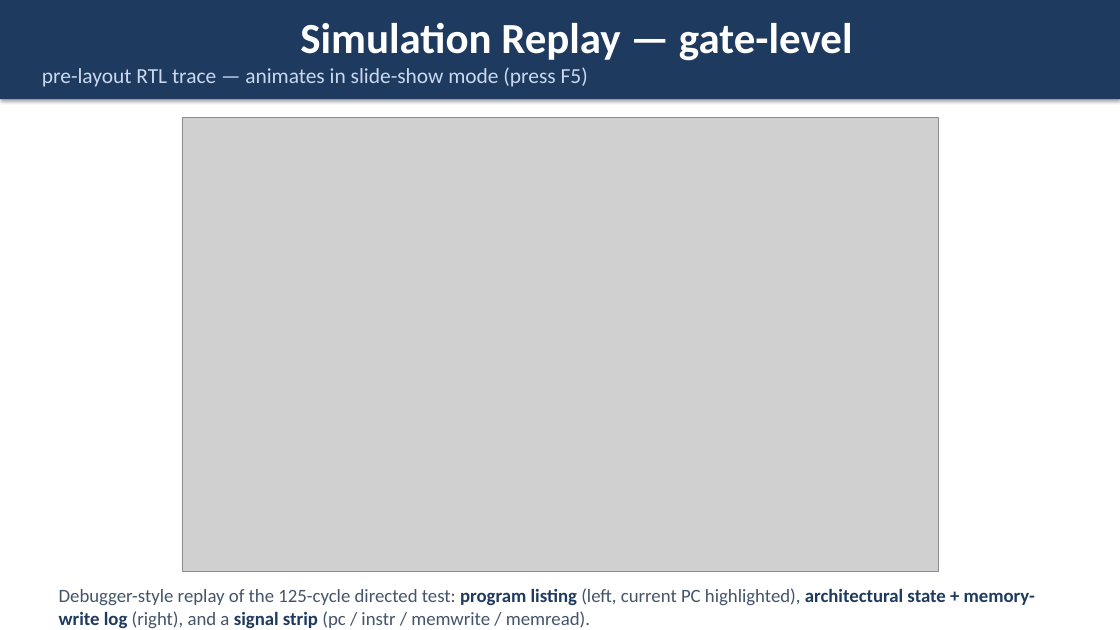
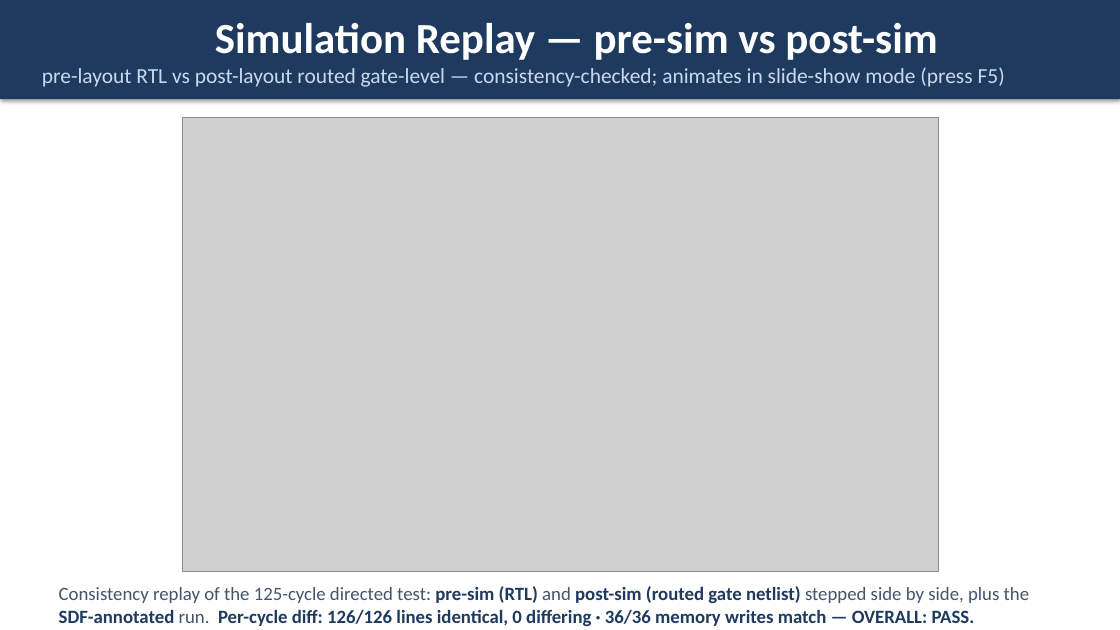
Before and after one commit to wuhannus/lunarch, a slide deck: slide 7 of flow/LUNARCH_AI_Driven_Chip_Design.pptx. Drawn at 1120x630 pixels with LibreOffice and Linux fonts; fonts in the diff are those of the drawing; grey boxes stand for pictures. Boxes give left, top, right and bottom in pixels: in the first picture for what was removed or moved away, otherwise in the second. Text is boxed around its words. In the diff, an @@ line names an element or a change of style, - is before the commit and + after.

Commit message:
Slide 7: GIF now shows pre-sim vs post-sim with per-cycle consistency check (126/126 identical, 36/36 writes match, PASS)

```diff
--- a/flow/LUNARCH_AI_Driven_Chip_Design.pptx
+++ b/flow/LUNARCH_AI_Driven_Chip_Design.pptx
@@ text in rectangle at (42, 23, 1005, 87): text changed @@
-Simulation Replay — gate-level
-pre-layout RTL trace — animates in slide-show mode (press F5)
+Simulation Replay — pre-sim vs post-sim
+pre-layout RTL vs post-layout routed gate-level — consistency-checked; animates in slide-show mode (press F5)
@@ text at (59, 586, 1029, 626): text changed; text colour #44546A to #1F3A5F; bold on @@
-Debugger-style replay of the 125-cycle directed test: program listing (left, current PC highlighted), architectural state + memory-write log (right), and a signal strip (pc / instr / memwrite / memread).
+Consistency replay of the 125-cycle directed test: pre-sim (RTL) and post-sim (routed gate netlist) stepped side by side, plus the SDF-annotated run. Per-cycle diff: 126/126 lines identical, 0 differing · 36/36 memory writes match — OVERALL: PASS.
```
Also in this commit, not shown: 3 other files.
